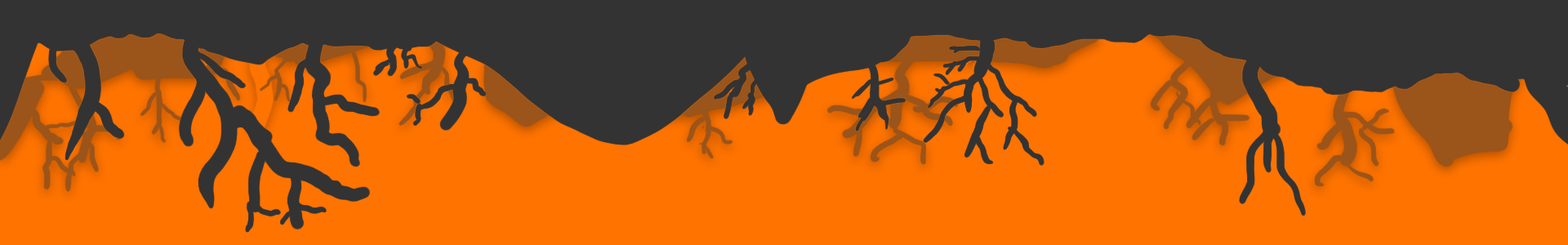
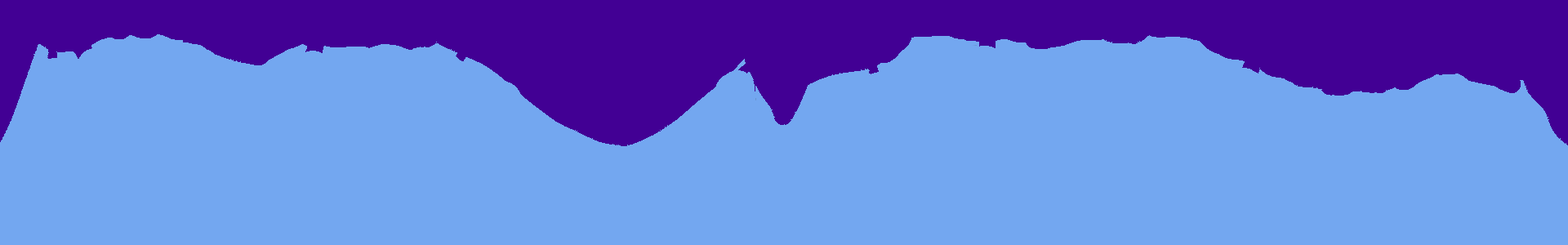
Layer changes from the first (1568, 245) image to the second:
painted on "Layer 2" over [0, 0, 1568, 233]
hid "Layer 4", painted on it over [0, 13, 1524, 193]
painted on "Layer 3" over [0, 0, 1568, 245]
